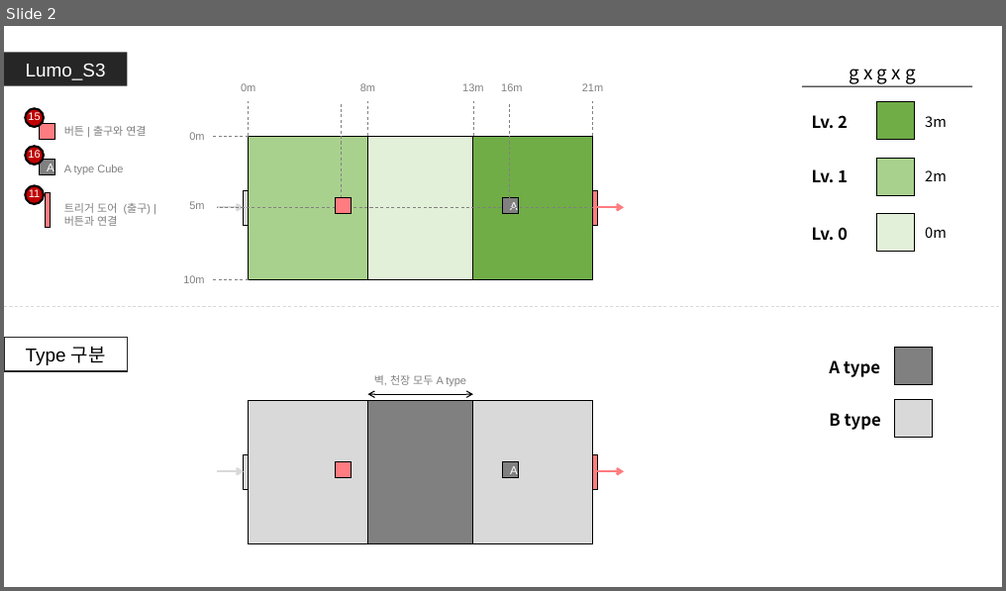
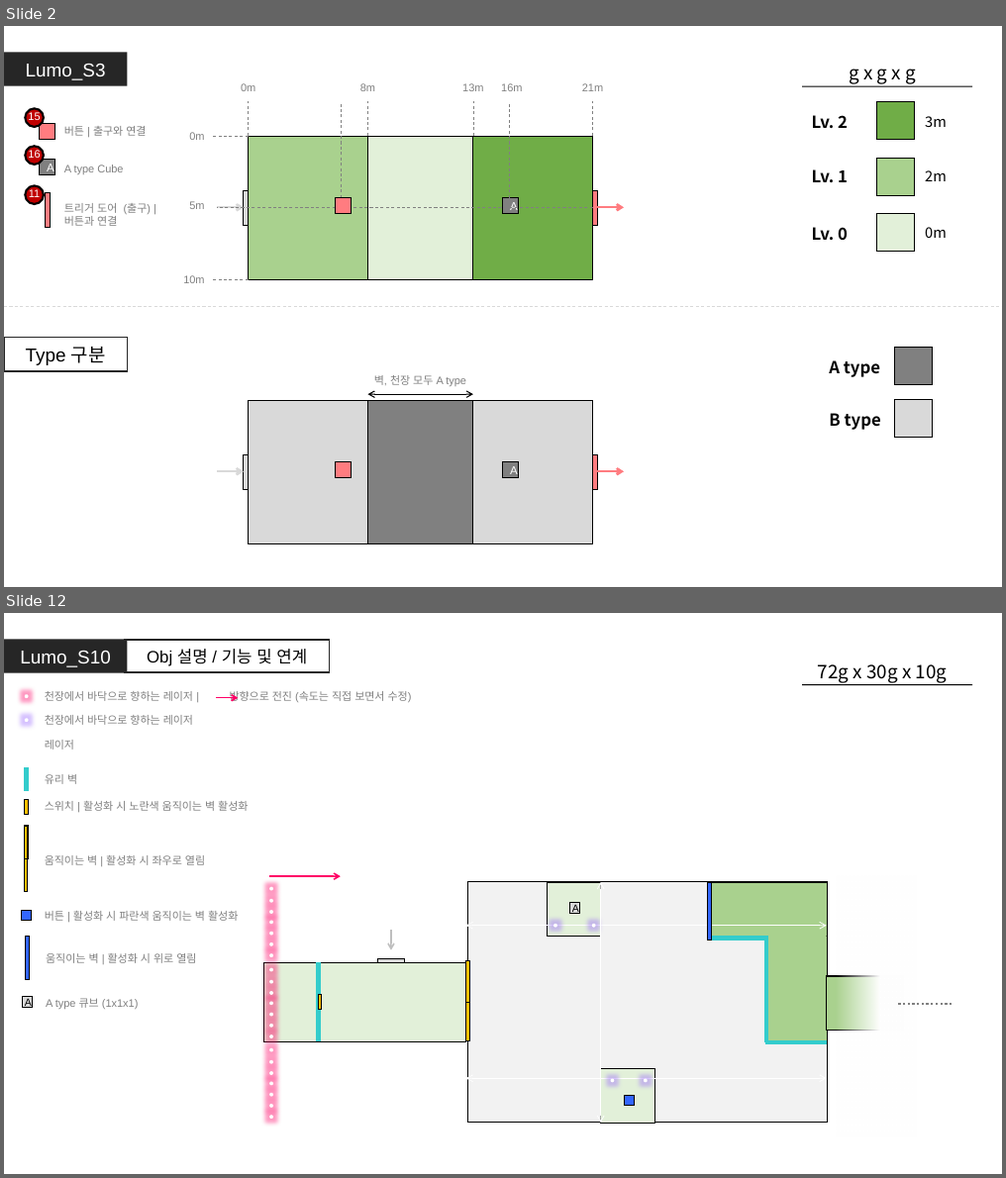
Before and after one commit to GGMGangsterHamster/GangsterHamster, a slide deck: Documents/Lumo_Stage.pptx. Shown one above the other, each under a label of ours: slide 2 before the commit, slides 2 and 12 after it; the slides between them are not shown. The pictures are 1006x591 and 1006x1178 pixels, drawn with LibreOffice and Linux fonts; fonts in the diff are those of the drawing. Boxes give left, top, right and bottom in pixels: in the first picture for what was removed or moved away, otherwise in the second. Text is boxed around its words. In the diff, an @@ line names an element or a change of style, - is before the commit and + after.

Commit message:
Lumo_S10 작성 완료

```diff
--- a/Documents/Lumo_Stage.pptx
+++ b/Documents/Lumo_Stage.pptx
@@ slide 12 added at (x1=4, y1=613, x2=1002, y2=1174), background #FFFFFF @@
@@ rectangle added at (x1=4, y1=639, x2=127, y2=673), fill #262626, 18 pt, text #FFFFFF @@
+Lumo_S10
@@ rectangle added at (x1=125, y1=640, x2=329, y2=672), outline #262626 1.5 pt, 16 pt, text #000000 @@
+Obj 설명 / 기능 및 연계
@@ text added at (x1=818, y1=664, x2=947, y2=683), 18 pt, text #000000 @@
+72g x 30g x 10g
@@ ellipse added at (x1=24, y1=694, x2=28, y2=698), fill #FFFFFF @@
@@ text added at (x1=45, y1=691, x2=412, y2=702), 10.5 pt, text #808080 @@
+천장에서 바닥으로 향하는 레이저 | 방향으로 전진 (속도는 직접 보면서 수정)
@@ arrow added from (216, 697) to (239, 697), #FF0066 1.5 pt @@
@@ line added from (802, 685) to (973, 685), #000000 1 pt @@
@@ ellipse added at (x1=24, y1=719, x2=28, y2=722), fill #FFFFFF @@
@@ text added at (x1=45, y1=715, x2=193, y2=725), 10.5 pt, text #808080 @@
+천장에서 바닥으로 향하는 레이저
@@ double arrow added from (14, 746) to (39, 746), #FFFFFF 0.75 pt @@
@@ text added at (x1=45, y1=740, x2=74, y2=750), 10.5 pt, text #808080 @@
+레이저
@@ line added from (27, 767) to (27, 792), #33CCCC 4.5 pt @@
@@ text added at (x1=45, y1=774, x2=77, y2=784), 10.5 pt, text #808080 @@
+유리 벽
@@ rectangle added at (x1=24, y1=799, x2=28, y2=814), fill #FFC000, outline #000000 1 pt @@
@@ text added at (x1=45, y1=801, x2=248, y2=811), 10.5 pt, text #808080 @@
+스위치 | 활성화 시 노란색 움직이는 벽 활성화
@@ rectangle added at (x1=25, y1=826, x2=28, y2=860), fill #FFC000, outline #000000 1 pt @@
@@ rectangle added at (x1=24, y1=856, x2=27, y2=892), fill #FFC000, outline #000000 1 pt @@
@@ text added at (x1=45, y1=856, x2=205, y2=865), 10.5 pt, text #808080 @@
+움직이는 벽 | 활성화 시 좌우로 열림
@@ group added at (x1=264, y1=875, x2=951, y2=1138): 25 ellipses, 16 rectangles, 5 lines, 3 double arrows, 2 arrows @@
+A
@@ rectangle added at (x1=21, y1=910, x2=32, y2=921), fill #3366FF, outline #000000 1 pt @@
@@ rectangle added at (x1=25, y1=937, x2=29, y2=980), fill #3366FF, outline #000000 1 pt @@
@@ text added at (x1=45, y1=911, x2=238, y2=921), 10.5 pt, text #808080 @@
+버튼 | 활성화 시 파란색 움직이는 벽 활성화
@@ text added at (x1=46, y1=954, x2=196, y2=963), 10.5 pt, text #808080 @@
+움직이는 벽 | 활성화 시 위로 열림
@@ rectangle added at (x1=22, y1=997, x2=33, y2=1008), fill #D9D9D9, outline #000000 1 pt, 10 pt, text #000000 @@
+A
@@ text added at (x1=46, y1=998, x2=139, y2=1009), 10.5 pt, text #808080 @@
+A type 큐브 (1x1x1)
```
Also in this commit, not shown: 3 slides changed, 7 other slides added, 1 slide removed.
